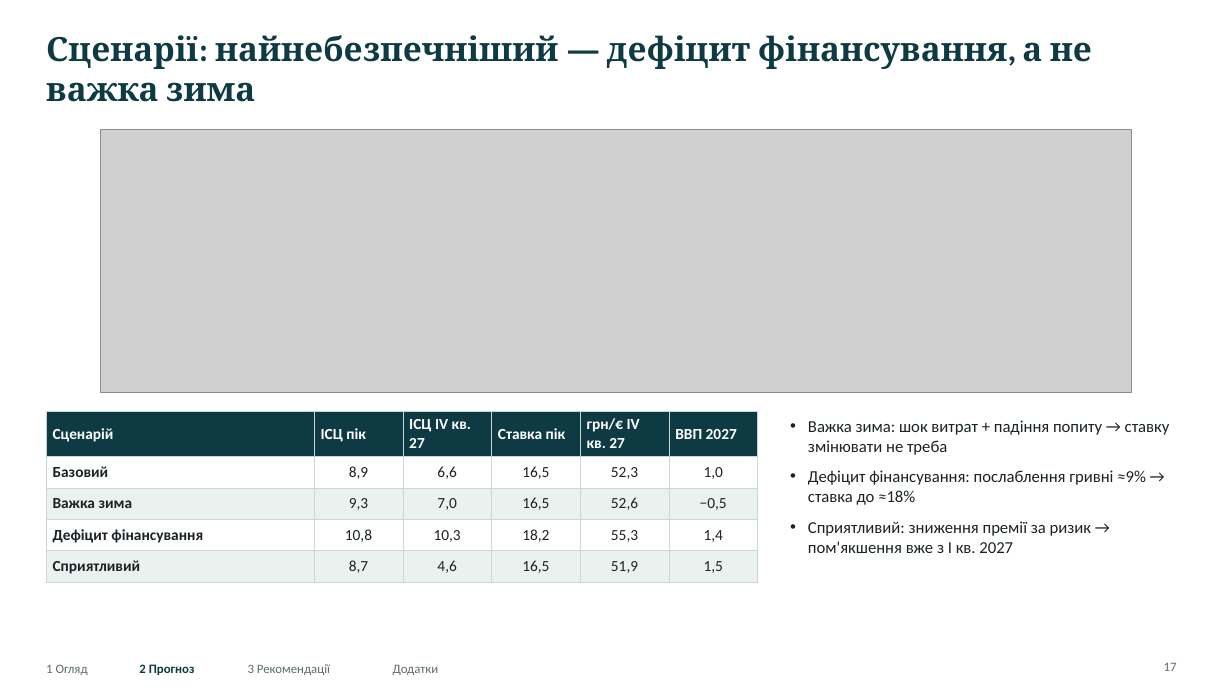
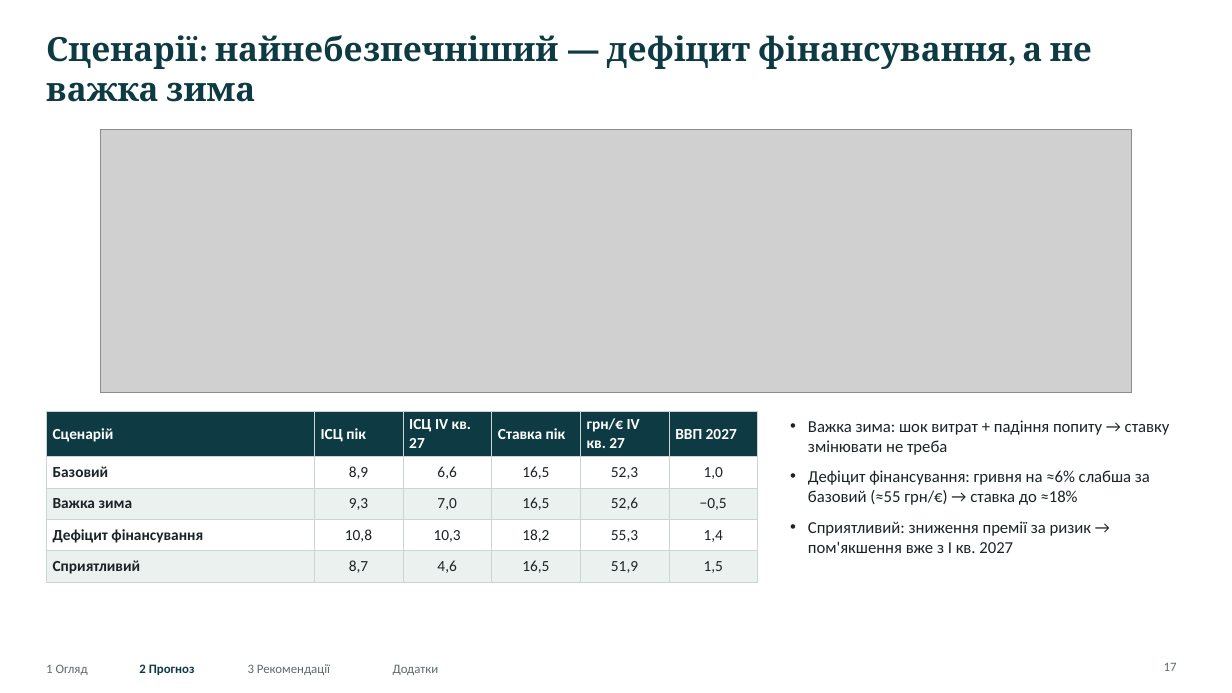
Before and after one commit to caplitt/nbu-challenge-2026, a slide deck: slide 17 of presentation/NBU_University_Challenge_2026.pptx. Drawn at 1232x693 pixels with LibreOffice and Linux fonts; fonts in the diff are those of the drawing; grey boxes stand for pictures. Boxes give left, top, right and bottom in pixels: in the first picture for what was removed or moved away, otherwise in the second. Text is boxed around its words. In the diff, an @@ line names an element or a change of style, - is before the commit and + after.

```diff
--- a/presentation/NBU_University_Challenge_2026.pptx
+++ b/presentation/NBU_University_Challenge_2026.pptx
@@ text at <box>808,470,1150,505</box>: text changed @@
-• Дефіцит фінансування: послаблення гривні ≈9% → ставка до ≈18%
+• Дефіцит фінансування: гривня на ≈6% слабша за базовий (≈55 грн/€) → ставка до ≈18%
```
Also in this commit, not shown: 4 other slides changed, 33 other files.
